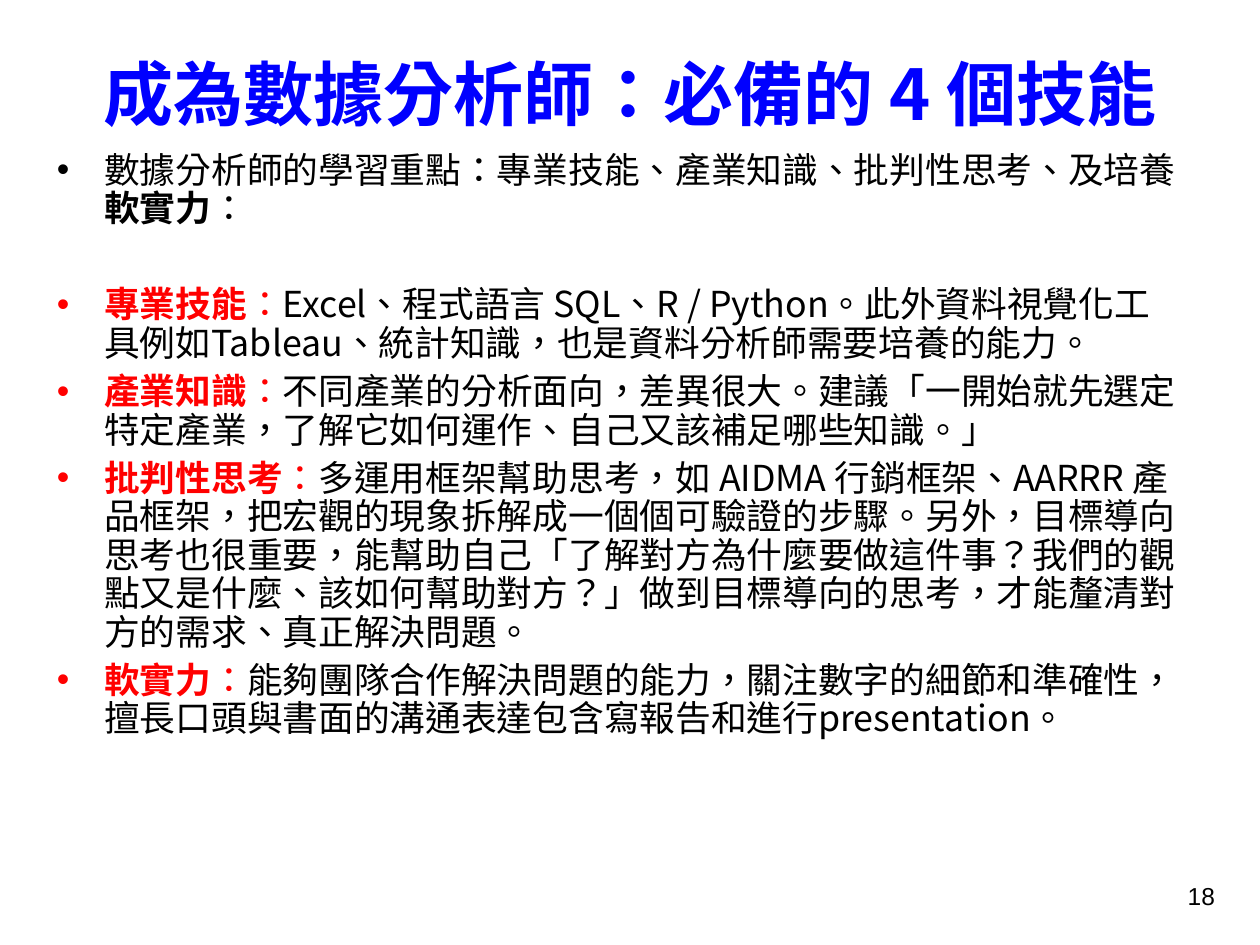
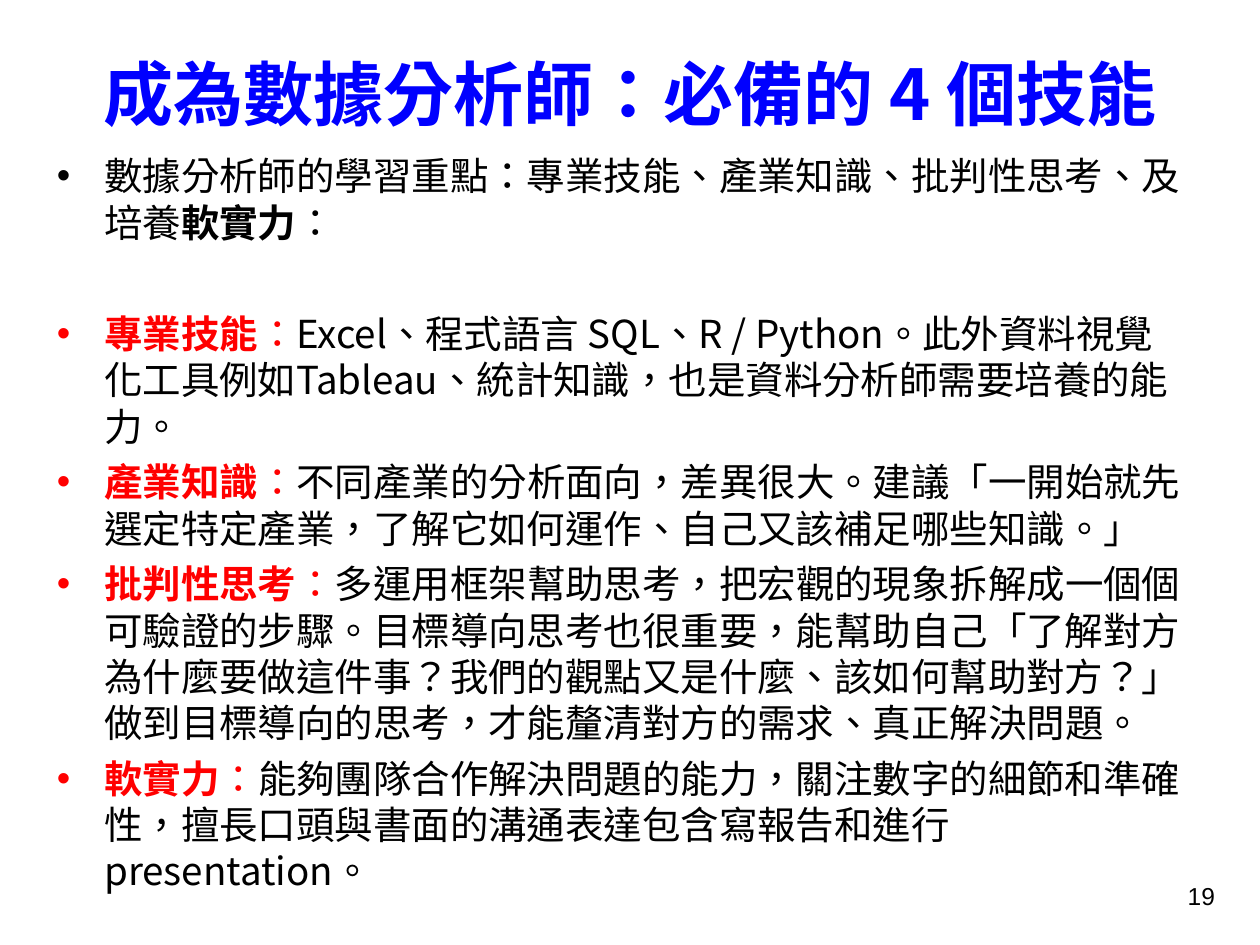
Before and after one commit to chih-chengwu/Chinese_Big_Data_Analysis_for_intelligence_medical_MD, a slide deck: slide 19 of 1.第一週Overview_智慧醫療大數據_BigDataForIntelligence_Medicine.ppt (slide 18 before the commit). Drawn at 1260x945 pixels with LibreOffice and Linux fonts; fonts in the diff are those of the drawing; background and template pictures are left out. Boxes give left, top, right and bottom in pixels: in the first picture for what was removed or moved away, otherwise in the second. Text is boxed around its words. In the diff, an @@ line names an element or a change of style, - is before the commit and + after.

```diff
--- a/1.第一週Overview_智慧醫療大數據_BigDataForIntelligence_Medicine.ppt
+++ b/1.第一週Overview_智慧醫療大數據_BigDataForIntelligence_Medicine.ppt
@@ text at (104, 157, 1180, 894): size 20.4 to 22 pt in "數據分析師的學習重點：專業技能、產業知識、批判性思考、及培養軟實力：", "專業技能：Excel、程式語言 SQL、R / Python。此外資料視覺化工具例如Tableau、統計知識，也是資料分 ...", "產業知識：不同產業的分析面向，差異很大。建議「一開始就先選定特定產業，了解它如何運作、自己又該補足哪些知識。」", "軟實力：能夠團隊合作解決問題的能力，關注數字的細節和準確性，擅長口頭與書面的溝通表達包含寫報告和進行presentati ..."; line spacing 0.9 to 1 @@
@@ text at (104, 565, 1180, 740): text changed; size 20.4 to 22 pt @@
-• 批判性思考：多運用框架幫助思考，如 AIDMA 行銷框架、AARRR 產品框架，把宏觀的現象拆解成一個個可驗證的步驟。另外，目標導向思考也很重要，能幫助自己「了解對方為什麼要做這件事？我們的觀點又是什麼、該如何幫助對方？」做到目標導向的思考，才能釐清對方的需求、真正解決問題。
+• 批判性思考：多運用框架幫助思考，把宏觀的現象拆解成一個個可驗證的步驟。目標導向思考也很重要，能幫助自己「了解對方為什麼要做這件事？我們的觀點又是什麼、該如何幫助對方？」做到目標導向的思考，才能釐清對方的需求、真正解決問題。
@@ page number at (1188, 888, 1215, 906): text changed @@
-18
+19
```
Also in this commit, not shown: 4 other slides changed, 1 slide added, 6 other files.
